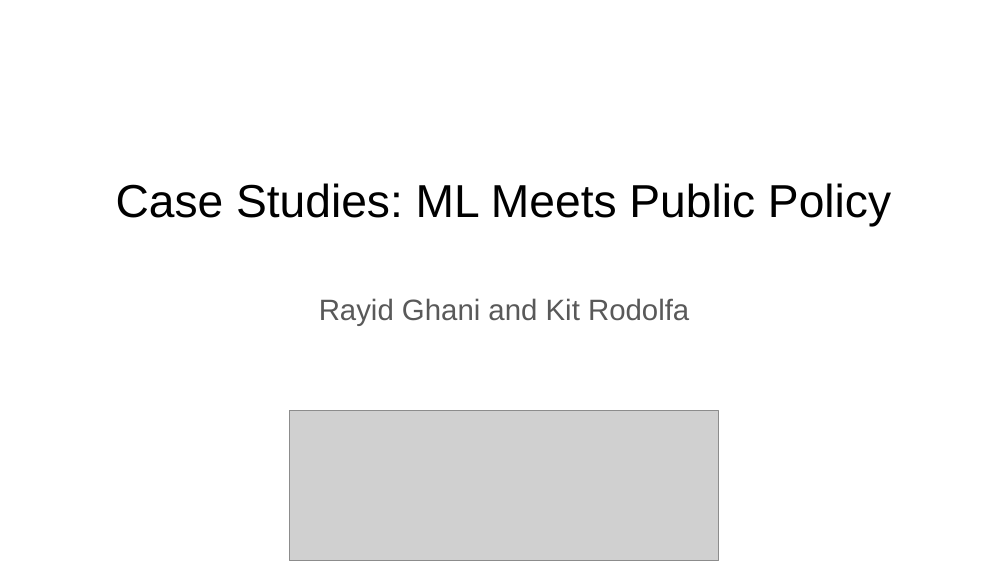
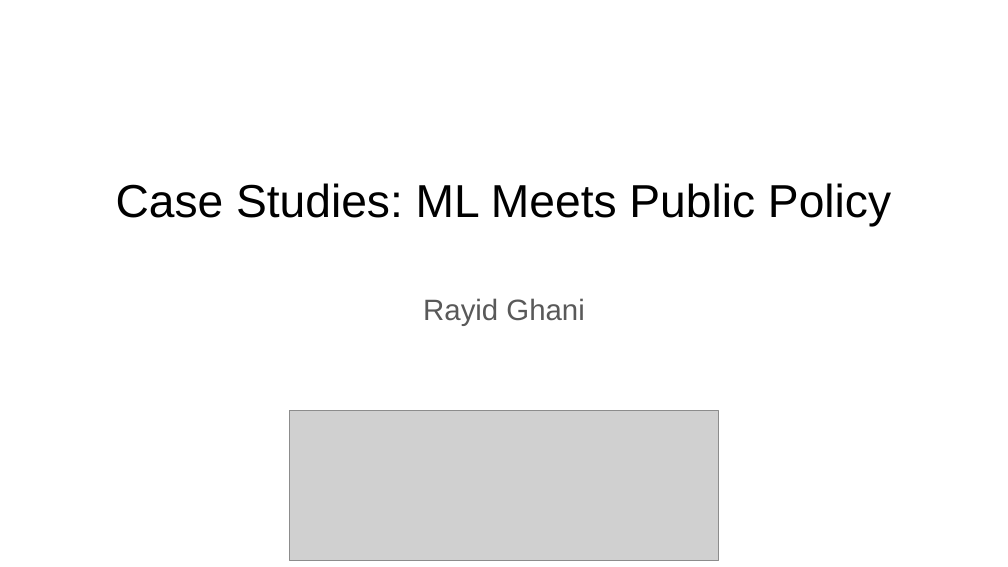
Before and after one commit to dssg/mlforpublicpolicylab, a slide deck: slide 1 of Lectures/03-casestudies.pptx. Drawn at 1008x567 pixels with LibreOffice and Linux fonts; fonts in the diff are those of the drawing; grey boxes stand for pictures. Boxes give left, top, right and bottom in pixels: in the first picture for what was removed or moved away, otherwise in the second. Text is boxed around its words. In the diff, an @@ line names an element or a change of style, - is before the commit and + after.

```diff
--- a/Lectures/03-casestudies.pptx
+++ b/Lectures/03-casestudies.pptx
@@ text at <box>423,298,584,326</box>: text changed @@
-Rayid Ghani and Kit Rodolfa
+Rayid Ghani
```
Also in this commit, not shown: 3 other slides changed, 2 other files.
